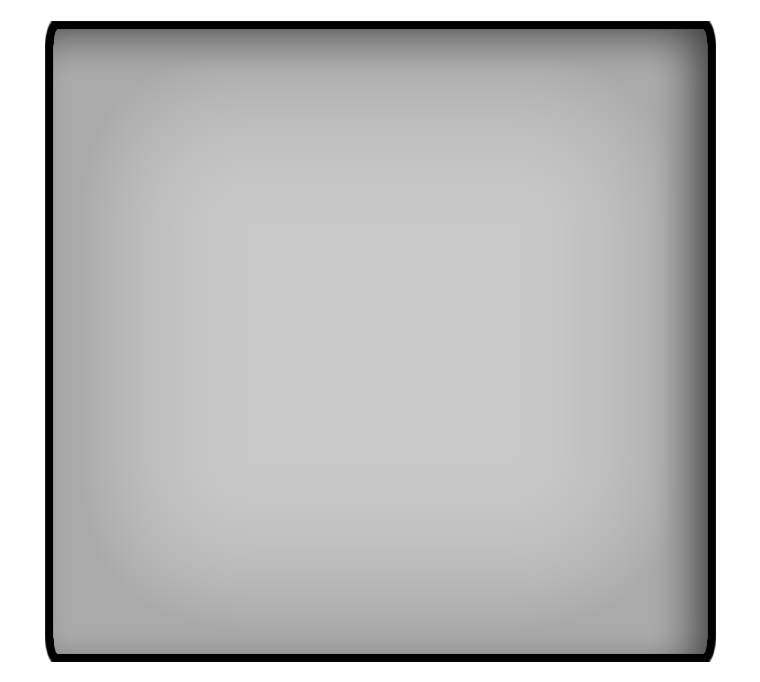
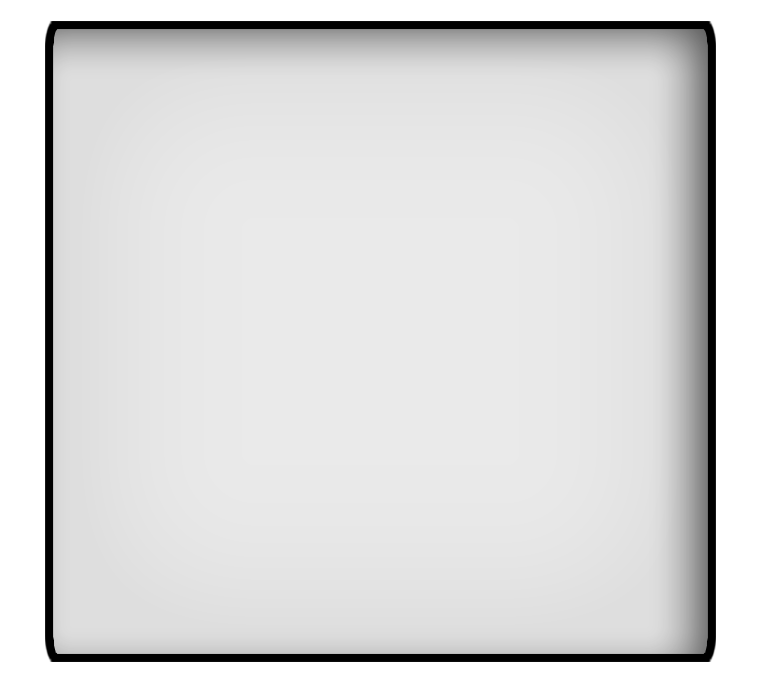
Revision of a layered 760×682 image; what changed, layer by layer:
painted on "Rounded Rectangle 1 copy" over [53, 29, 708, 654]
